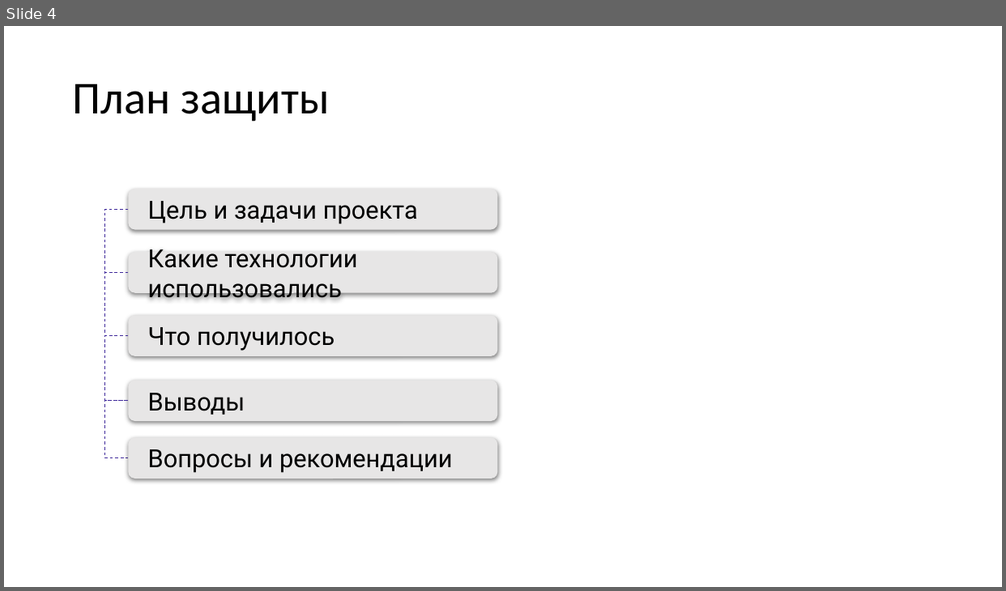
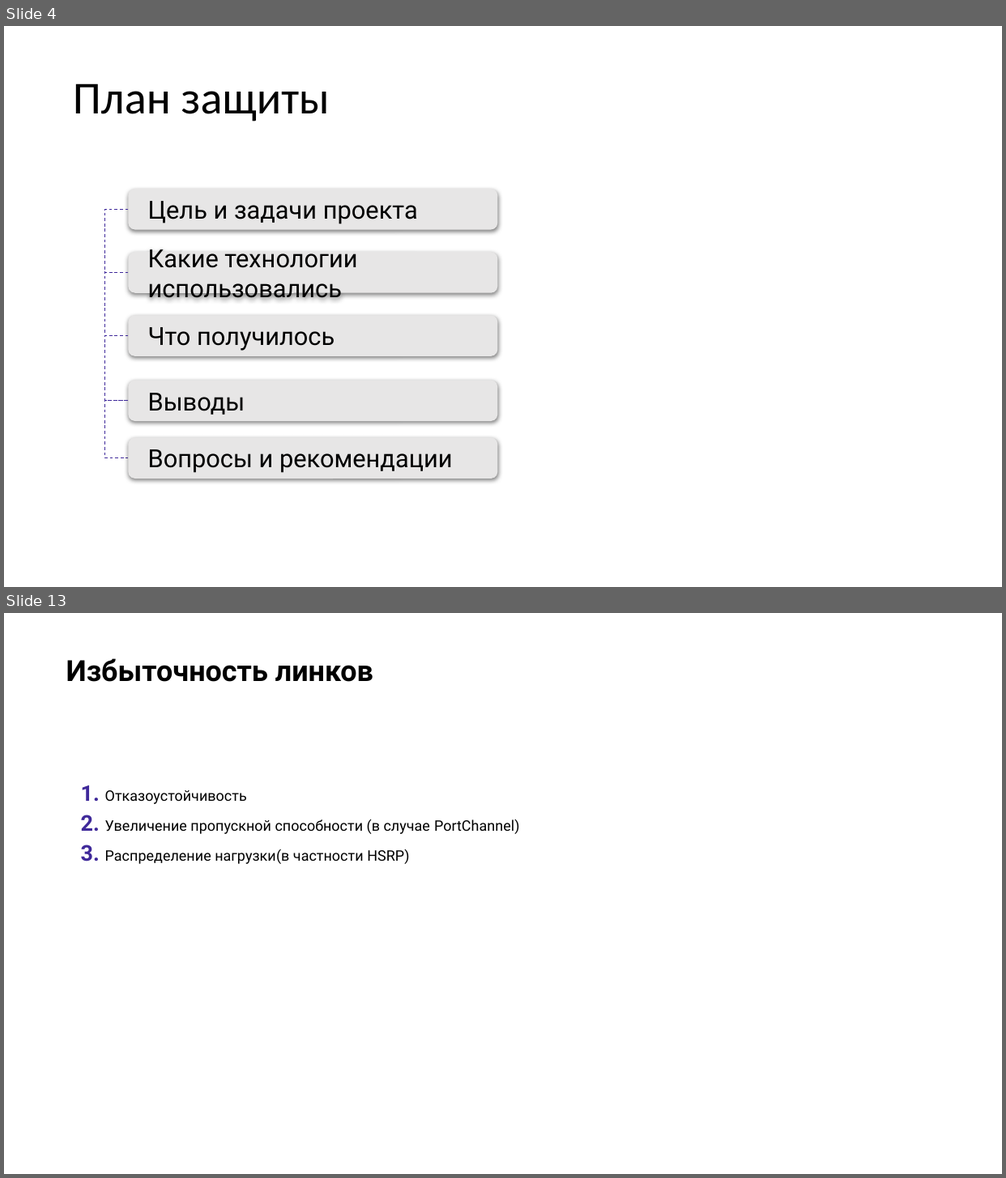
Before and after one commit to aarkin002/otus_NEb, a slide deck: Project/Otus_basic.pptx. Shown one above the other, each under a label of ours: slide 4 before the commit, slides 4 and 13 after it; the slides between them are not shown. The pictures are 1006x591 and 1006x1178 pixels, drawn with LibreOffice and Linux fonts; fonts in the diff are those of the drawing. Boxes give left, top, right and bottom in pixels: in the first picture for what was removed or moved away, otherwise in the second. Text is boxed around its words. In the diff, an @@ line names an element or a change of style, - is before the commit and + after.

```diff
--- a/Project/Otus_basic.pptx
+++ b/Project/Otus_basic.pptx
@@ slide 13 added at [4,613,1002,1174], background #FFFFFF @@
@@ title added at [66,658,373,682], 28 pt, text #000000, bold @@
+Избыточность линков
@@ text added at [81,786,520,864], 14 pt, text #000000 @@
+1. Отказоустойчивость
+2. Увеличение пропускной способности (в случае PortChannel)
+3. Распределение нагрузки(в частности HSRP)
```
Also in this commit, not shown: 3 slides changed, 18 other slides added, 2 slides removed, 1 other file.
